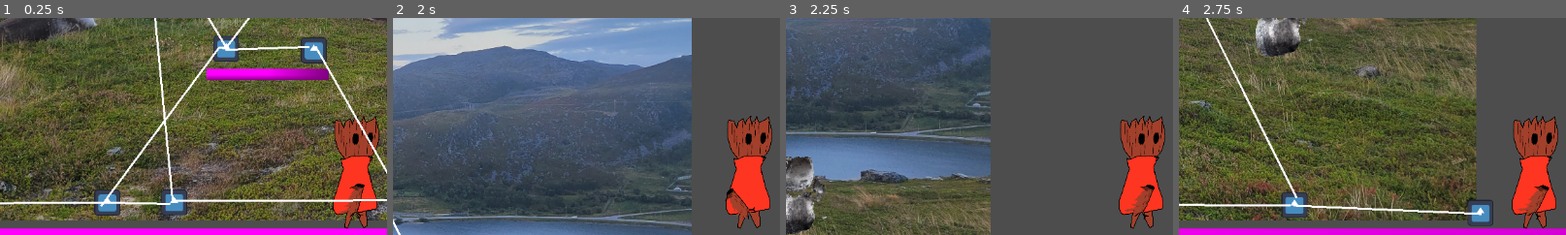
Above: before the commit, frames 1-4 (left to right).
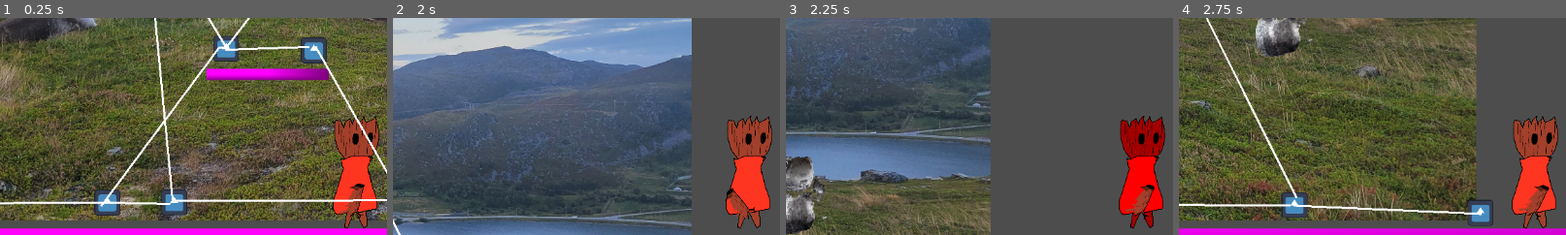
Above: after the commit, the same moments.

Repository: Q1-Studios/TreeVolution
Game: Godot game, scene res://src/scenes/map.tscn
Same seed, same stepped clock (60 frames per second), same inputs: the game is played once before the commit and once after it. The engine's default icon, where the game draws it, is replaced by a stand-in: a white triangle on a blue panel in a dark square.
Inputs (mouse positions are % of the whole screen's width and height, from its top left):
- Up to frame 1 (0.25 s): no input
- Up to frame 2 (2 s): tap Enter at 0.5 s; move the mouse to (72, 45) at 0.52 s; hold D (moveRight) from 0.53 s (still down); tap X (Pollen ability) at 0.6, 1.35 s; tap Up (jump) at 0.77, 1.52 s; move the mouse to (30, 55) at 1.27 s
- Up to frame 3 (2.25 s): move the mouse to (60, 28) at 2.02 s; release D (moveRight) at 2.03 s; press the mouse at (60, 28) at 2.03 s; hold A (moveLeft) from 2.03 s (still down)
- Up to frame 4 (2.75 s): keep holding A (moveLeft); tap X (Pollen ability) at 2.3 s
The pictures show only the part of the screen within x 0-50%, y 44-94%; the shares and areas given below are measured in that part.

Frames 1-2 are identical in both runs. In frame 3, 3.5% of the frame differs, in the area x 86-98%, y 45-97%; in frame 4, nothing differs.

Commit message:
feat: refactor pollen logic

Diff:
--- a/src/scenes/Player.tscn
+++ b/src/scenes/Player.tscn
@@ -47,11 +47,11 @@
 &"damage_taken": SubResource("Animation_1g466")
 }
 
-[node name="Player" type="CharacterBody2D" unique_id=1140108763 node_paths=PackedStringArray("movement_controller", "stat_controller")]
+[node name="Player" type="CharacterBody2D" unique_id=1140108763 node_paths=PackedStringArray("movement_controller", "animation_player")]
 scale = Vector2(0.385, 0.385)
 script = ExtResource("1_7x01q")
 movement_controller = NodePath("MovementController")
-stat_controller = NodePath("StatController")
+animation_player = NodePath("AnimationPlayer")
 
 [node name="CollisionPolygon2D" type="CollisionPolygon2D" parent="." unique_id=212941889]
 position = Vector2(3.8146973e-06, -1.1920929e-07)
@@ -86,6 +86,8 @@
 [node name="AnimationPlayer" type="AnimationPlayer" parent="." unique_id=685060259]
 libraries/ = SubResource("AnimationLibrary_uo3qh")
 
-[connection signal="area_entered" from="Bullet_Detection" to="." method="_on_polen_detection_area_entered"]
-[connection signal="area_exited" from="Bullet_Detection" to="." method="_on_polen_detection_area_exited"]
+[node name="Timer" type="Timer" parent="." unique_id=297888288]
+
+[connection signal="area_entered" from="Bullet_Detection" to="." method="_on_pollen_detection_area_entered"]
+[connection signal="area_exited" from="Bullet_Detection" to="." method="_on_pollen_detection_area_exited"]
 [connection signal="body_entered" from="Bullet_Detection" to="." method="_on_bullet_detection_body_entered"]
--- a/src/scenes/Pollen.tscn
+++ b/src/scenes/Pollen.tscn
@@ -2,24 +2,17 @@
 
 [ext_resource type="Script" uid="uid://brvn8uihg80y7" path="res://src/scripts/pollen.gd" id="1_5k3mm"]
 [ext_resource type="Texture2D" uid="uid://5edvuhs5cvjr" path="res://src/assets/2D/sealtext.png" id="1_t01yt"]
-[ext_resource type="Script" uid="uid://fetm1nkgu0w4" path="res://src/scripts/pollenArea.gd" id="2_fkvtm"]
 [ext_resource type="Script" uid="uid://b0kv0h330y7t3" path="res://src/scripts/pollenSprite.gd" id="4_2o132"]
 
 [sub_resource type="CircleShape2D" id="CircleShape2D_5k3mm"]
 radius = 200.24985
 
-[node name="Pollen" type="Node2D" unique_id=241079387 groups=["Polen"]]
+[node name="Pollen" type="Area2D" unique_id=1049056460 groups=["Polen"]]
+collision_layer = 4
 script = ExtResource("1_5k3mm")
 
-[node name="Area2D" type="Area2D" parent="." unique_id=893163589 groups=["Polen"]]
-collision_layer = 4
-collision_mask = 2
-script = ExtResource("2_fkvtm")
-
-[node name="CollisionShape2D" type="CollisionShape2D" parent="Area2D" unique_id=213131670 groups=["Polen"]]
+[node name="CollisionShape2D" type="CollisionShape2D" parent="." unique_id=213131670 groups=["Polen"]]
 shape = SubResource("CircleShape2D_5k3mm")
-
-[node name="Timer" type="Timer" parent="Area2D" unique_id=1356492730]
 
 [node name="Sprite2D" type="Sprite2D" parent="." unique_id=377822935]
 position = Vector2(71.99999, -1.1920929e-07)
@@ -27,5 +20,4 @@
 texture = ExtResource("1_t01yt")
 script = ExtResource("4_2o132")
 
-[connection signal="body_entered" from="Area2D" to="." method="_on_bullet_2d_body_entered"]
-[connection signal="timeout" from="Area2D/Timer" to="Area2D" method="_on_timer_timeout"]
+[node name="Timer" type="Timer" parent="." unique_id=1356492730]
--- a/src/scenes/map.tscn
+++ b/src/scenes/map.tscn
@@ -198,3 +198,5 @@
 [node name="Node2D18" parent="MapHolder/G/E/dropdown" unique_id=2024860064 instance=ExtResource("6_f1v2q")]
 points = PackedVector2Array(-1169, -404, -1032, 1020)
 onlyDown = true
+[connection signal="area_entered" from="Pollen" to="Player" method="_on_pollen_detection_area_entered"]
+[connection signal="area_exited" from="Pollen" to="Player" method="_on_pollen_detection_area_exited"]
--- a/src/scripts/enemy.gd
+++ b/src/scripts/enemy.gd
@@ -1,17 +1,10 @@
-extends CharacterBody2D
+extends PollenAffected
+class_name Enemy
 
-
-@export var health = 100
+func _ready() -> void:
+	health = 100
 
 func _physics_process(delta: float) -> void:
 	if health < 0:
 		queue_free()
 	pass
-
-
-func _on_bullet_detection_body_entered(body: Node2D) -> void:
-	if body.is_in_group("bullets"):
-		var bullet_damage: float = body.get_damage()
-		print("Enemy collided with bullet, took %s damage " % str(bullet_damage))
-		health -= bullet_damage
-		$AnimationPlayer.play("damage_taken")
--- a/src/scripts/enemy.tscn
+++ b/src/scripts/enemy.tscn
@@ -48,8 +48,9 @@
 &"damage_taken": SubResource("Animation_2rcgh")
 }
 
-[node name="Enemy" type="CharacterBody2D" unique_id=699392529]
+[node name="Enemy" type="CharacterBody2D" unique_id=699392529 node_paths=PackedStringArray("animation_player")]
 script = ExtResource("1_k24wl")
+animation_player = NodePath("AnimationPlayer")
 
 [node name="CollisionShape2D" type="CollisionShape2D" parent="." unique_id=624332015]
 position = Vector2(47, 3)
--- a/src/scripts/player.gd
+++ b/src/scripts/player.gd
@@ -1,52 +1,22 @@
 class_name Player
+extends PollenAffected
 
-extends CharacterBody2D
 
-@export var movement_controller : MovementController
-#@export var stat_controller : StatController
-
-var PLAYER_MAX_HEALTH = 100
-var player_health = 10
-var player_damage = 10
-
-var polen_damage_increase = 10
-var polen_heal_amount = 1
-
-var pollen_ability_cooldown = 10
-var polen_attributes = {"damageBuff": [true, polen_damage_increase], "healing": [true, polen_heal_amount], "blocking": false}
-@onready var health_manager = $HealthController
 @onready var pollen_obj = preload("res://src/scenes/Pollen.tscn")
 
-var polen_list = []
+func _ready() -> void:
+	health = 100
+
 func _process(delta) -> void:
-	spawn_polen()
+	spawn_pollen()
 
-func spawn_polen():
+
+func spawn_pollen():
 	if Input.is_action_just_pressed("Pollen ability"):
 		var player_position = $".".position
-		var temp_polen = pollen_obj.instantiate()
-		get_tree().root.add_child(temp_polen)
-		temp_polen.global_position = player_position
-		await get_tree().create_timer(pollen_ability_cooldown).timeout
-		temp_polen.queue_free()
-
-func _physics_process(delta: float) -> void:
-	movement_controller.handleMovement(self, delta)
-	for area in polen_list:
-		area.affect_player(self, polen_attributes) #script is in polenArea
-
-func _on_bullet_detection_body_entered(body: Node2D) -> void:
-	if body.is_in_group("bullets"):
-		var bullet_damage: float = body.damage
-		print("Collided with bullet, took %s damage " % str(bullet_damage))
-		player_health -= bullet_damage
-
-# area parameter -> polen area
-func _on_polen_detection_area_entered(area: Area2D) -> void:
-	if (area.is_in_group("Polen")):
-		if area not in polen_list:
-			polen_list.append(area)
-
-func _on_polen_detection_area_exited(area: Area2D) -> void:
-	if (area.is_in_group("Polen")):
-		polen_list.erase(area)
+		var temp_pollen = pollen_obj.instantiate()
+		temp_pollen = create_pollen(temp_pollen)
+		get_tree().root.add_child(temp_pollen)
+		temp_pollen.global_position = player_position
+		await get_tree().create_timer(pollen_life_time).timeout
+		temp_pollen.queue_free()
--- a/src/scripts/pollen.gd
+++ b/src/scripts/pollen.gd
@@ -1,7 +1,12 @@
 extends Node2D
+class_name Pollen
 
-signal start_effect
-signal stop_effect
+var owner_call: PollenAffected
+var pollen_heal_amount:int = 1
+var pollen_damage_enemy_amount:int = 5
+var pollen_ability_cooldown:int = 10
+var pollen_life_time: int = 10
+
 # Called when the node enters the scene tree for the first time.
 func _ready() -> void:
 	pass
@@ -11,7 +16,8 @@
 func _process(delta: float) -> void:
 	pass
 
+
+
 func _on_bullet_2d_body_entered(body: Node2D) -> void:
-	print("drd")
 	if body.is_in_group("bullets"):
 		body.queue_free()
--- a/src/scripts/pollenArea.gd
+++ b/src/scripts/pollenArea.gd
@@ -1,5 +1,5 @@
 extends Area2D
-
+@export var enemy : Enemy
 var can_affect = true
 
 # Called when the node enters the scene tree for the first time.
@@ -18,6 +18,7 @@
 	var dictionary_keys = polen_attributes.keys()
 	buff_player_damage(player, polen_attributes[dictionary_keys[0]])
 	heal_player(player, polen_attributes[dictionary_keys[1]])
+
 	start_effect_cooldown()
 
 func start_effect_cooldown():
--- /dev/null
+++ b/src/scripts/pollen_affected.gd
@@ -0,0 +1,77 @@
+class_name PollenAffected
+extends CharacterBody2D
+
+
+var PLAYER_MAX_HEALTH: int = 100
+var health:int = 10
+var damage:int = 10
+
+var pollen_heal_amount:int = 1
+var pollen_damage_enemy_amount:int = 5
+var pollen_life_time:int = 10
+
+var pollen_list = [] # stores in what pollen areas wer are in
+var pollen_effect_can_happen: bool = true
+
+@export var movement_controller : MovementController
+@export var animation_player : AnimationPlayer
+
+# Called when the node enters the scene tree for the first time.
+func _ready() -> void:
+	pass # Replace with function body.
+
+
+# Called every frame. 'delta' is the elapsed time since the previous frame.
+func _process(delta: float) -> void:
+	pass
+
+func create_pollen(temp_pollen: Pollen) -> Pollen:
+	temp_pollen.pollen_heal_amount = pollen_heal_amount
+	temp_pollen.pollen_damage_enemy_amount = pollen_damage_enemy_amount
+	temp_pollen.pollen_life_time = pollen_life_time
+	temp_pollen.owner_call = self
+	return temp_pollen
+
+
+func _physics_process(delta: float) -> void:
+	movement_controller.handleMovement(self, delta)
+	var current_player_damage:int = 0
+	for pollen in pollen_list:
+		pollen_effect_trigger(pollen)
+
+
+func pollen_effect_trigger(pollen: Pollen):
+	if !pollen_effect_can_happen:
+		return
+	pollen_effect_can_happen = false
+	if pollen.owner_call == self:
+		health += pollen.pollen_heal_amount
+		health = min(PLAYER_MAX_HEALTH, health)
+		print(health)
+	else:
+		health -= pollen_damage_enemy_amount
+	pollen_effect_cooldown()
+
+func pollen_effect_cooldown():
+	await get_tree().create_timer(1).timeout
+	pollen_effect_can_happen = true
+
+
+# singaling
+func _on_bullet_detection_body_entered(body: Node2D) -> void:
+	if body.is_in_group("bullets"):
+		var bullet_damage: float = body.damage
+		print("Collided with bullet, took %s damage " % str(bullet_damage))
+		health -= bullet_damage
+		animation_player.play("damage_taken")
+
+# area parameter -> pollen area
+func _on_pollen_detection_area_entered(area: Area2D) -> void:
+	if (area.is_in_group("Polen")):
+		if area not in pollen_list:
+			pollen_list.append(area)
+
+
+func _on_pollen_detection_area_exited(area: Area2D) -> void:
+	if (area.is_in_group("Polen")):
+		pollen_list.erase(area)
Not shown, added: src/scripts/pollen_affected.gd.uid
